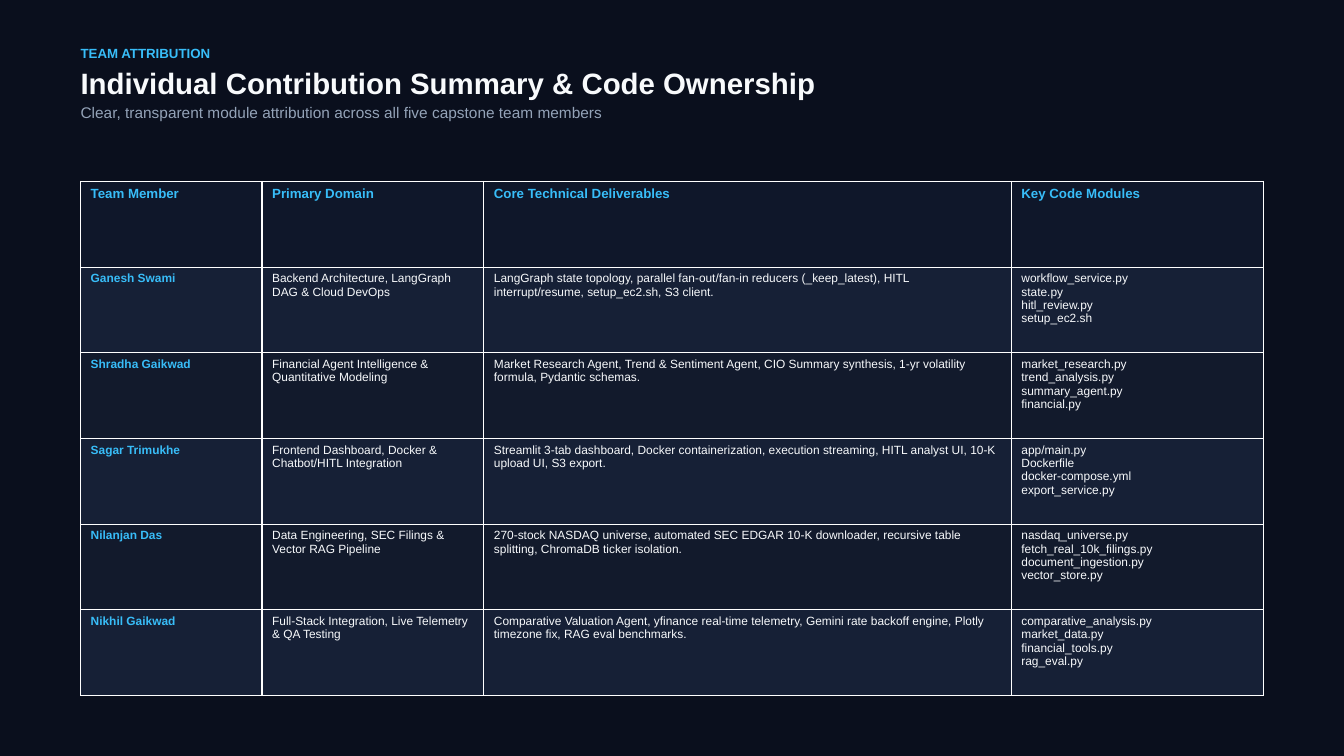
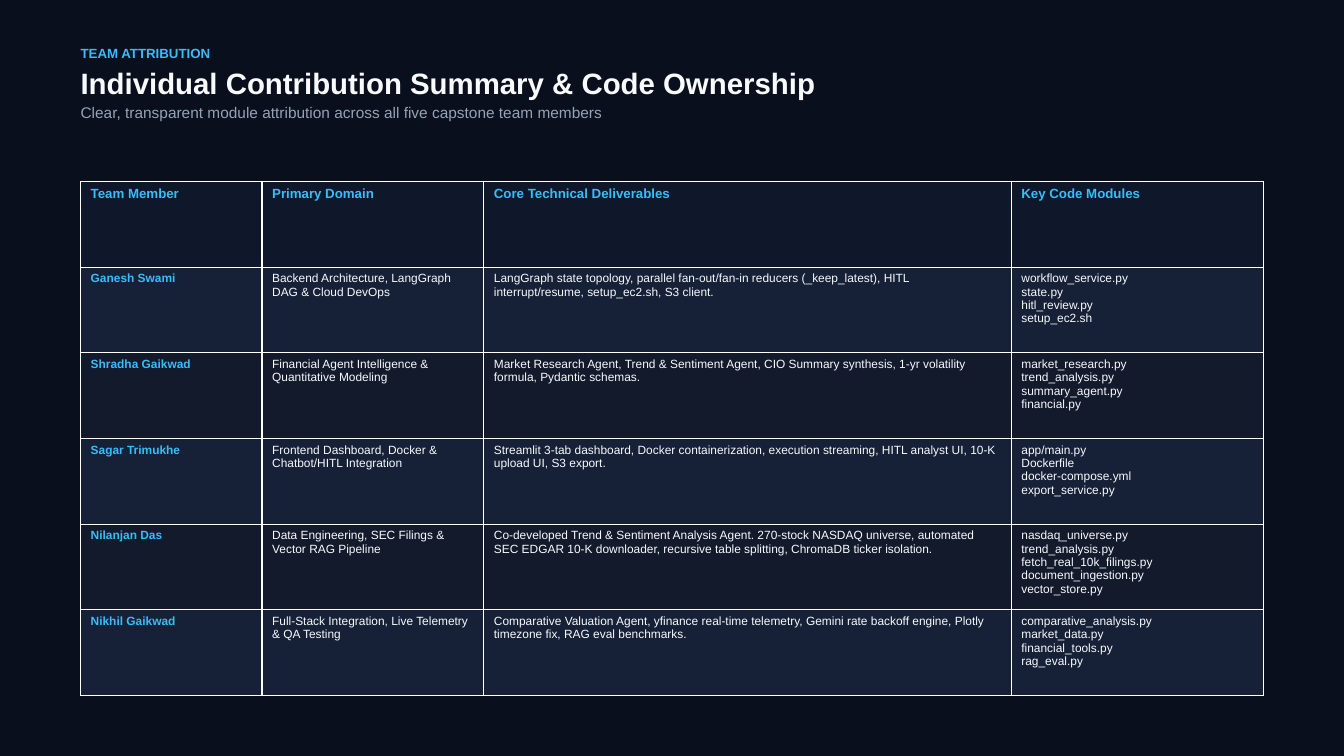
Before and after one commit to SagarTrimukhe/ai-investment-research-assistant, a slide deck: slide 16 of CAPSTONE_PROJECT_PRESENTATION.pptx. Drawn at 1344x756 pixels with LibreOffice and Linux fonts; fonts in the diff are those of the drawing. Boxes give left, top, right and bottom in pixels: in the first picture for what was removed or moved away, otherwise in the second. Text is boxed around its words. In the diff, an @@ line names an element or a change of style, - is before the commit and + after.

Commit message:
docs: assign Trend Analysis Agent to Nilanjan Das & Sagar Trimukhe

```diff
--- a/CAPSTONE_PROJECT_PRESENTATION.pptx
+++ b/CAPSTONE_PROJECT_PRESENTATION.pptx
@@ table at box(81, 181, 1263, 696) @@
-row 5, column 3: 270-stock NASDAQ universe, automated SEC EDGAR 10-K downloader, recursive table splitting, ChromaDB ticker isolation.
+row 5, column 3: Co-developed Trend & Sentiment Analysis Agent. 270-stock NASDAQ universe, automated SEC EDGAR 10-K downloader, recursive table splitting, ChromaDB ticker isolation.
-row 5, column 4: nasdaq_universe.py fetch_real_10k_filings.py document_ingestion.py vector_store.py
+row 5, column 4: nasdaq_universe.py trend_analysis.py fetch_real_10k_filings.py document_ingestion.py vector_store.py
```
Also in this commit, not shown: 1 other slide changed, 3 other files.
